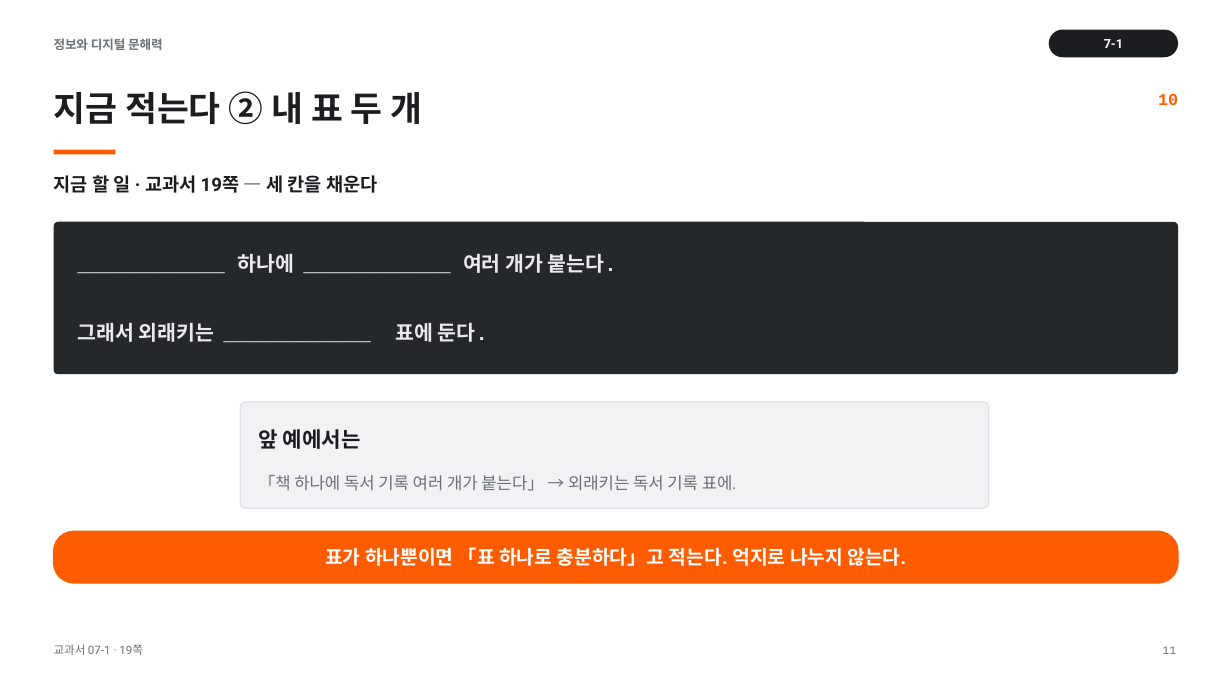
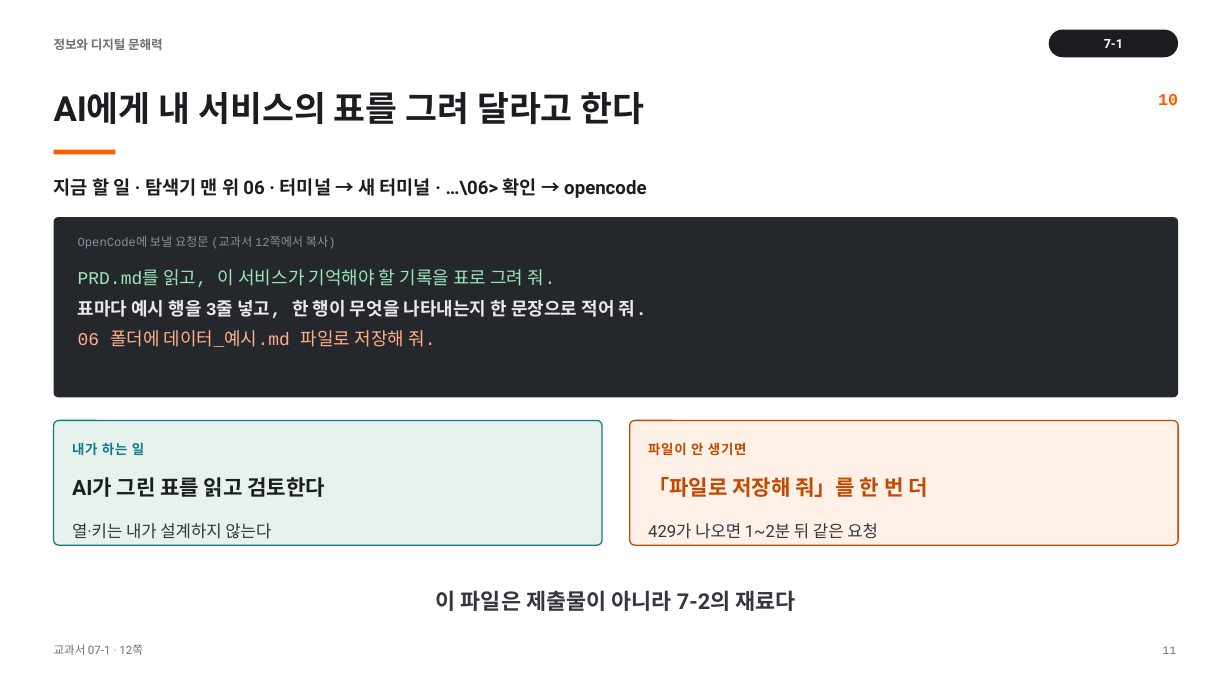
Before and after one commit to cozy819/2026-02__jdh, a slide deck: slide 11 of 07/ppt/07-1_관계형_데이터베이스의_기초_v1.pptx. Drawn at 1232x693 pixels with LibreOffice and Linux fonts; fonts in the diff are those of the drawing. Boxes give left, top, right and bottom in pixels: in the first picture for what was removed or moved away, otherwise in the second. Text is boxed around its words. In the diff, an @@ line names an element or a change of style, - is before the commit and + after.

```diff
--- a/07/ppt/07-1_관계형_데이터베이스의_기초_v1.pptx
+++ b/07/ppt/07-1_관계형_데이터베이스의_기초_v1.pptx
@@ text at bbox=[54, 92, 645, 124]: text changed @@
-지금 적는다 ② 내 표 두 개
+AI에게 내 서비스의 표를 그려 달라고 한다
@@ text at bbox=[54, 178, 646, 198]: text changed @@
-지금 할 일 · 교과서 19쪽 — 세 칸을 채운다
+지금 할 일 · 탐색기 맨 위 06 · 터미널 → 새 터미널 · …\06> 확인 → opencode
@@ rounded rectangle: place and size @@
-rounded rectangle at bbox=[54, 222, 1178, 374]
+rounded rectangle at bbox=[54, 217, 1178, 397]
@@ rounded rectangle at bbox=[54, 217, 1178, 397]: proportions changed @@
@@ text at bbox=[78, 236, 336, 249]: text changed; size 16 to 9.5 pt; text colour #E8EAED to #8A9099; bold off @@
-____________ 하나에 ____________ 여러 개가 붙는다.
-그래서 외래키는 ____________ 표에 둔다.
+OpenCode에 보낼 요청문 (교과서 12쪽에서 복사)
@@ text "OpenCode에 보낼 요청문 (교과서 12쪽에서 ..." at bbox=[78, 236, 336, 249]: vertical alignment top to middle @@
@@ text added at bbox=[78, 269, 647, 347], 14 pt, text #E8EAED @@
+PRD.md를 읽고, 이 서비스가 기억해야 할 기록을 표로 그려 줘.
+표마다 예시 행을 3줄 넣고, 한 행이 무엇을 나타내는지 한 문장으로 적어 줘.
+06 폴더에 데이터_예시.md 파일로 저장해 줘.
@@ rounded rectangle removed at bbox=[240, 402, 989, 508] @@
@@ rounded rectangle added at bbox=[54, 421, 602, 545], fill #E7F2ED, outline #0E7C86 1 pt @@
@@ text "내가 하는 일" at bbox=[72, 442, 144, 456]: vertical alignment top to middle @@
@@ text at bbox=[72, 442, 144, 456]: text changed; size 13 to 10.5 pt; text colour #6C7078 to #0E7C86; bold on @@
-「책 하나에 독서 기록 여러 개가 붙는다」 → 외래키는 독서 기록 표에.
+내가 하는 일
@@ text removed at bbox=[259, 429, 361, 449] @@
-앞 예에서는
@@ rounded rectangle added at bbox=[630, 421, 1178, 545], fill #FFF1E8, outline #C24A00 1 pt @@
@@ text added at bbox=[648, 442, 747, 456], 10.5 pt, text #C24A00, bold @@
+파일이 안 생기면
@@ text added at bbox=[72, 477, 325, 497], 16.5 pt, text #1B1D21, bold @@
+AI가 그린 표를 읽고 검토한다
@@ text added at bbox=[648, 477, 927, 497], 16.5 pt, text #C24A00, bold @@
+「파일로 저장해 줘」를 한 번 더
@@ rounded rectangle removed at bbox=[54, 531, 1178, 583] @@
@@ text at bbox=[72, 523, 271, 539]: text changed; size 15 to 13 pt; text colour #FFFFFF to #34373D; bold off @@
-표가 하나뿐이면 「표 하나로 충분하다」고 적는다. 억지로 나누지 않는다.
+열·키는 내가 설계하지 않는다
@@ text "열·키는 내가 설계하지 않는다" at bbox=[72, 523, 271, 539]: vertical alignment middle to top @@
@@ text added at bbox=[648, 523, 878, 539], 13 pt, text #34373D @@
+429가 나오면 1~2분 뒤 같은 요청
@@ text added at bbox=[436, 590, 796, 611], 17 pt, text #34373D, bold @@
+이 파일은 제출물이 아니라 7-2의 재료다
```
Also in this commit, not shown: 3 other slides changed, 10 slides added, 10 slides removed, 9 other files.
